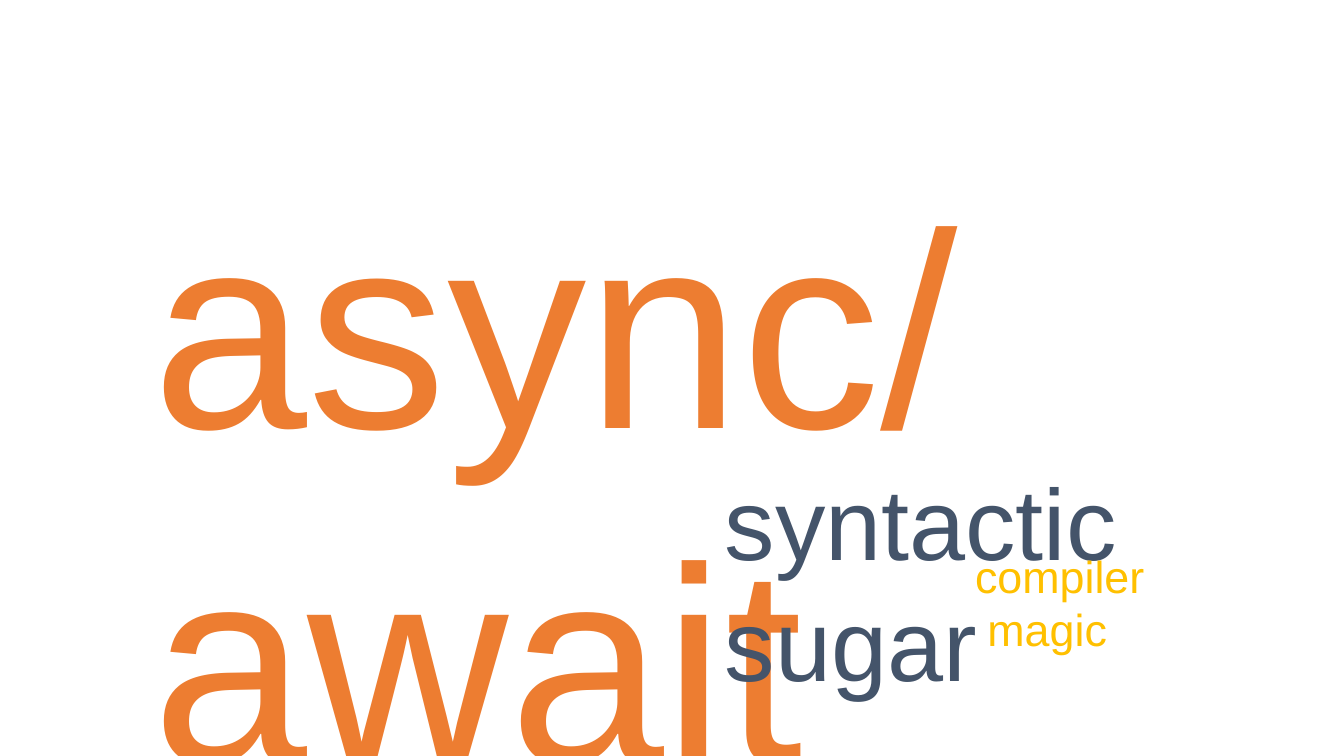
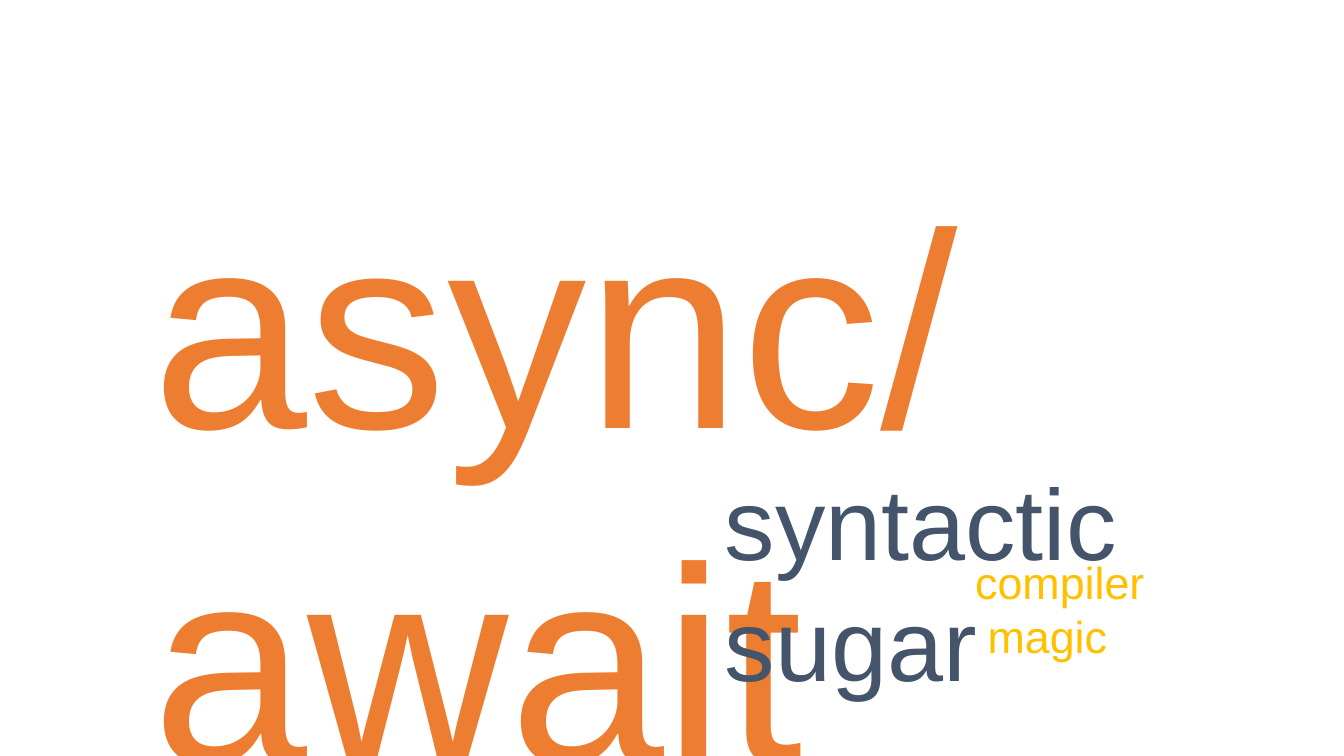
Before and after one commit to danielmarbach/02-25-2016-AsyncWebinar, a slide deck: slide 10 of webinar.pptx (slide 7 before the commit). Drawn at 1344x756 pixels with LibreOffice and Linux fonts; fonts in the diff are those of the drawing. Boxes give left, top, right and bottom in pixels: in the first picture for what was removed or moved away, otherwise in the second. Text is boxed around its words. In the diff, an @@ line names an element or a change of style, - is before the commit and + after.

Commit message:
Slides draft and rearranged code

```diff
--- a/webinar.pptx
+++ b/webinar.pptx
@@ text "compiler magic": place and size @@
-text "compiler magic" at [975,558,1144,655]
+text "compiler magic" at [975,566,1144,661]
```
Also in this commit, not shown: 7 other slides changed, 5 slides added, 2 other files.
